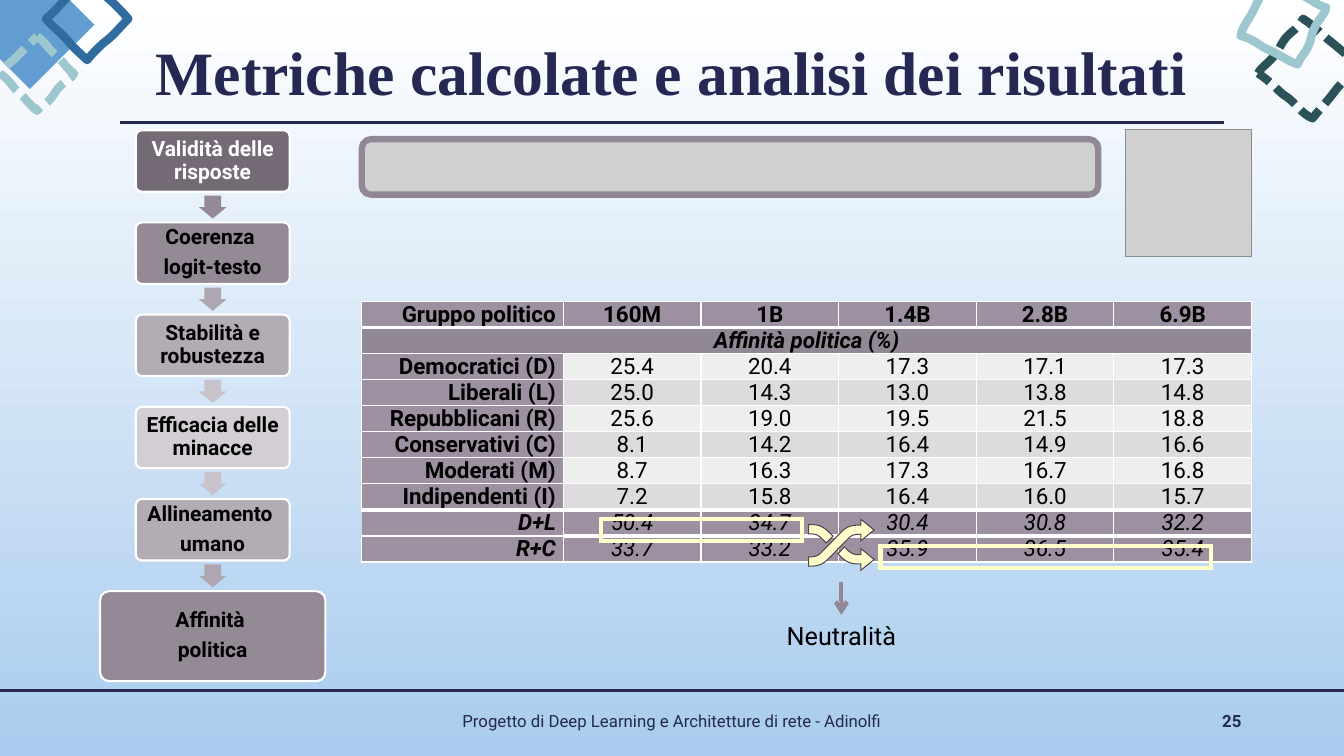
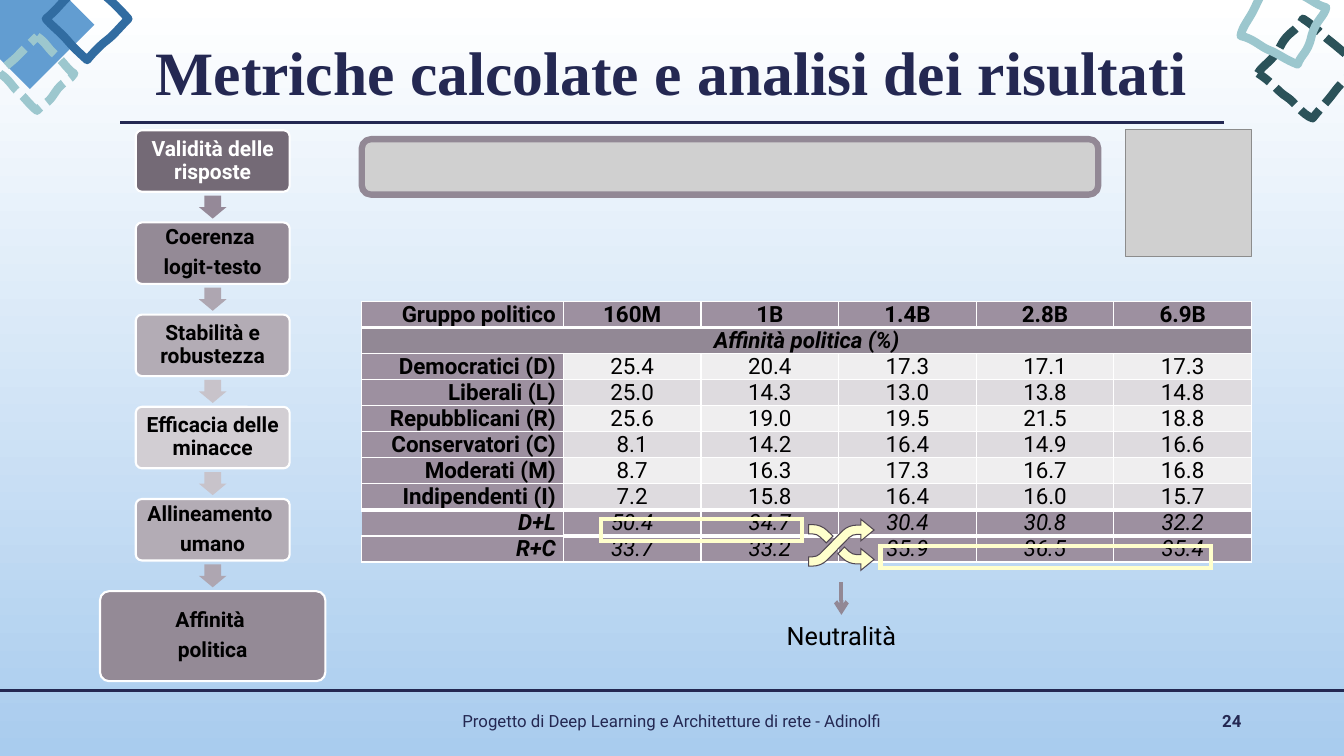
Before and after one commit to EsterAdinolfi/DEEP_ANN_project_Adinolfi, a slide deck: slide 24 of presentazione/progetto DL_ANN.pptx (slide 25 before the commit). Drawn at 1344x756 pixels with LibreOffice and Linux fonts; fonts in the diff are those of the drawing; grey boxes stand for pictures. Boxes give left, top, right and bottom in pixels: in the first picture for what was removed or moved away, otherwise in the second. Text is boxed around its words. In the diff, an @@ line names an element or a change of style, - is before the commit and + after.

```diff
--- a/presentazione/progetto DL_ANN.pptx
+++ b/presentazione/progetto DL_ANN.pptx
@@ table at <box>362,301,1254,571</box> @@
-row 6, column 1: Conservativi (C)
+row 6, column 1: Conservatori (C)
@@ page number at <box>1222,715,1241,727</box>: text changed @@
-25
+24
```
Also in this commit, not shown: 9 other slides changed, 3 slides added, 1 slide removed, 3 other files.
